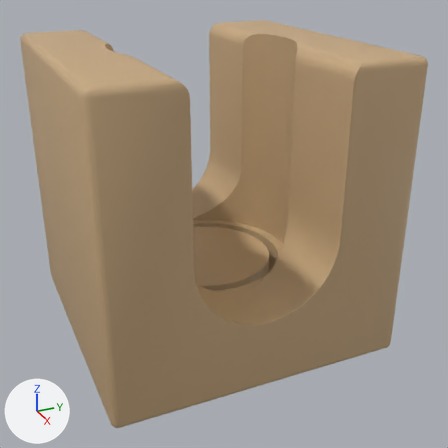
A saved change to the glTF model assets/kit/mech_hole_oneway_l1/mech_hole_oneway_l1.glb.
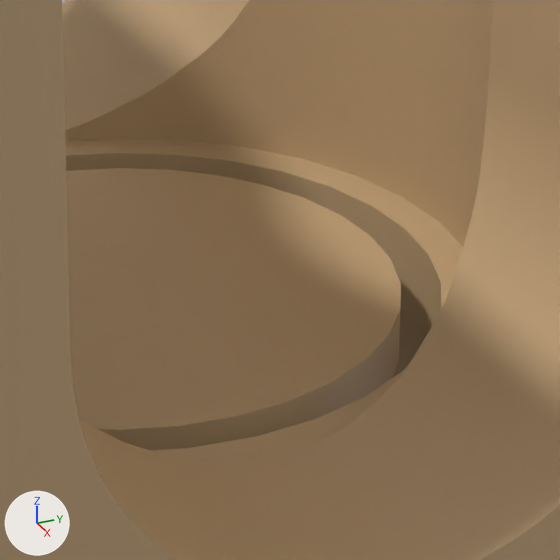
Each version is shown whole from a 50 mm lens placed at (0.1118, -0.0457, 0.0771), pointed at (0.0044, 0.0026, 0.0234), then close up on the part from 40% to 68% of the width and 42% to 70% of the height. The axes (+X, +Y, +Z) are drawn at lower left. The lights are the same throughout. The last two pictures show the newer version. Objects named as collision shapes, trigger or cutter boxes, shadow casters or lower levels of detail are left out. Where no turn or scale is listed for an object, it has been applied to the vertices. Vertices at exactly the same position are counted once.

Names of what the first close-up shows: 'anim_trapdoor_lod0', 'mech_hole_oneway_l1_lod0'.
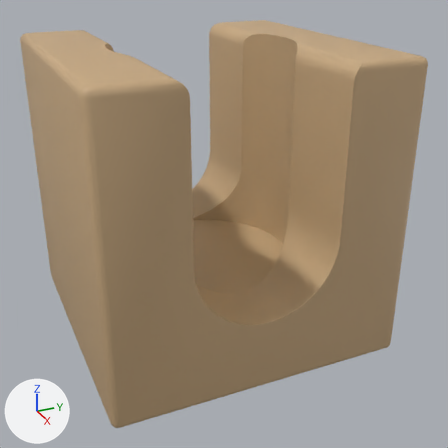
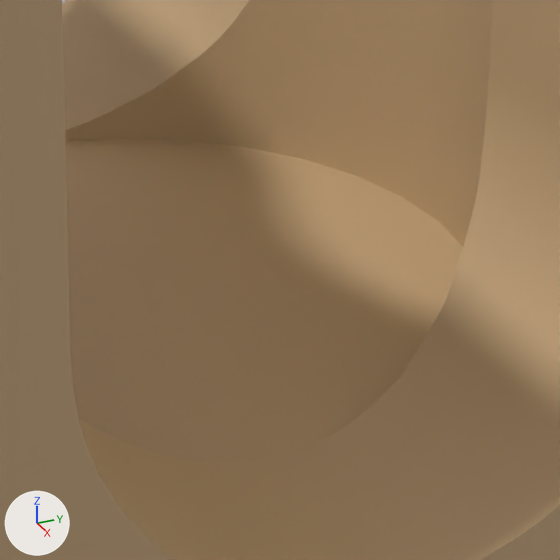
Pixel boxes [x1, y1, x2, y2] of what changed, in the close-ups (560 x 560 px):
```json
{"object": "anim_trapdoor_lod0", "change": "rescaled", "before": [66, 168, 401, 451], "after": [66, 153, 442, 451], "on screen": "12% wider"}
```

Edits to the scene script, one JSON object a line:
```json
{"block": "me_anim_trapdoor_lod0", "where": "# used by ob_anim_trapdoor_lod0; location = (0.014, 0.0, 0.0135)"}
{"op": "remove", "block": "me_anim_trapdoor_lod0", "code": "me_anim_trapdoor_lod0.from_pydata(...)  # 64 vertices, 124 faces; spans x -0.028..0.0, y -0.014..0.014, z -0.0015..0.0015"}
{"op": "add", "block": "me_anim_trapdoor_lod0", "code": "me_anim_trapdoor_lod0.from_pydata(...)  # 64 vertices, 124 faces; spans x -0.032..0.0, y -0.016..0.016, z -0.0015..0.0015"}
{"block": "me_anim_trapdoor_lod0", "change": "me_anim_trapdoor_lod0 part 1: the whole mesh is scaled about the mesh origin by (1.14, 1.14, 1)"}
{"op": "set", "path": "ob_anim_trapdoor_lod0.location", "old": "(0.014, 0.0, 0.0135)", "new": "(0.016, 0.0, 0.0135)"}
```
